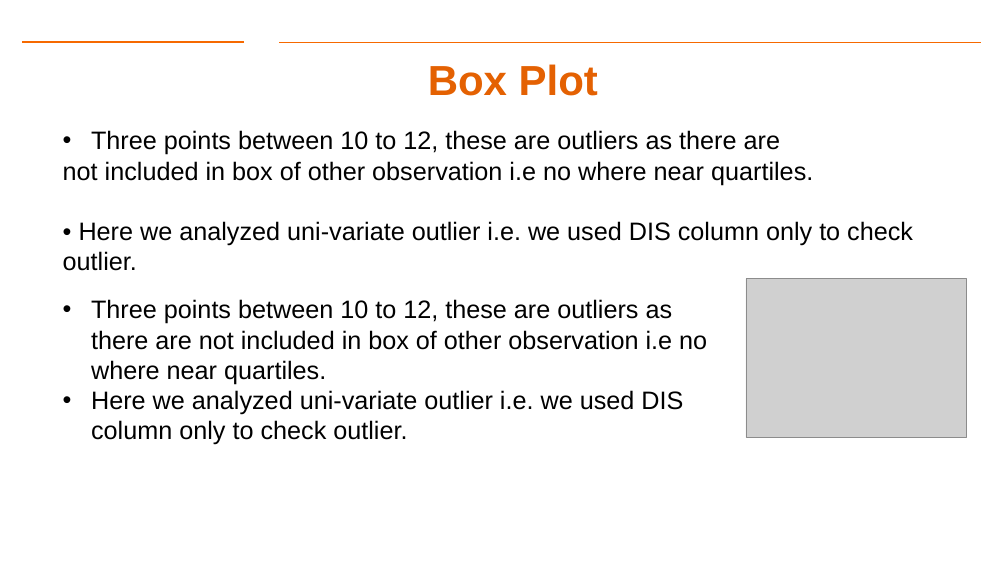
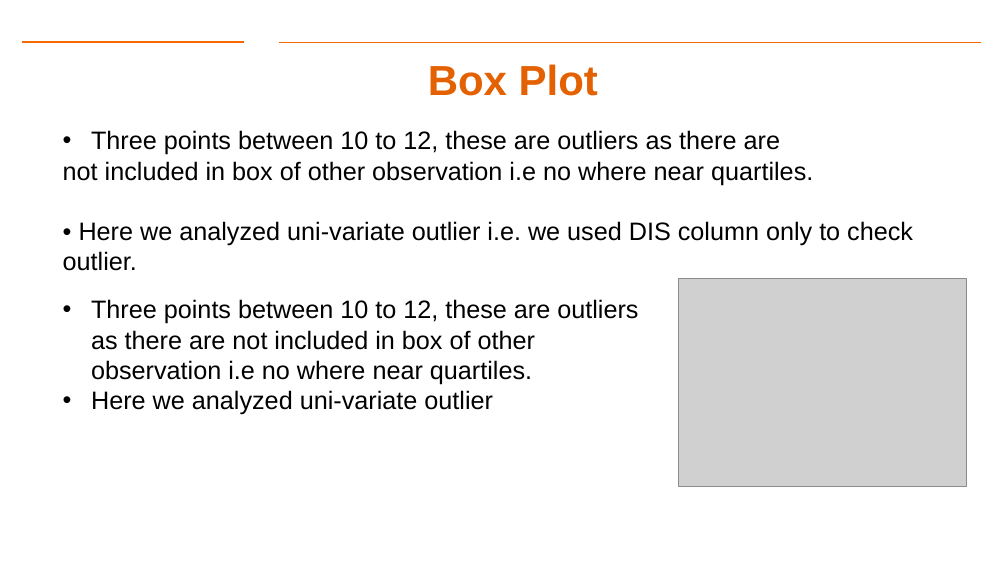
Before and after one commit to Dre1896/RIT-DSCI-633-FDS, a slide deck: slide 27 of Syllabus/Lecture14/Lec14.pptx (slide 26 before the commit). Drawn at 1008x567 pixels with LibreOffice and Linux fonts; fonts in the diff are those of the drawing; grey boxes stand for pictures; background and template pictures are left out. Boxes give left, top, right and bottom in pixels: in the first picture for what was removed or moved away, otherwise in the second. Text is boxed around its words. In the diff, an @@ line names an element or a change of style, - is before the commit and + after.

```diff
--- a/Syllabus/Lecture14/Lec14.pptx
+++ b/Syllabus/Lecture14/Lec14.pptx
@@ picture: place and size @@
-picture at [746, 279, 967, 438]
+picture at [678, 279, 966, 486]
@@ text at [91, 390, 493, 415]: text changed @@
-• Here we analyzed uni-variate outlier i.e. we used DIS column only to check outlier.
+• Here we analyzed uni-variate outlier
```
Also in this commit, not shown: 12 other slides changed, 1 slide added.
